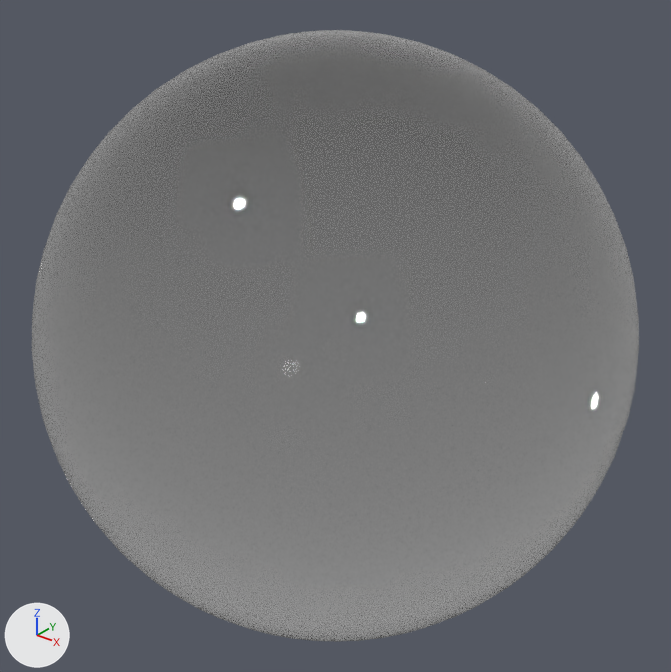
The glTF model Sphere/ball.gltf, before and after one commit.
The view is the same before and after, from a 50 mm camera at (3.61, -4.51, 2.8) aimed at (0.0, 0.0, 0.0). The lights are fixed; the arrows at lower left show +X, +Y and +Z. Where no turn or scale is listed for an object, it has been applied to the vertices.
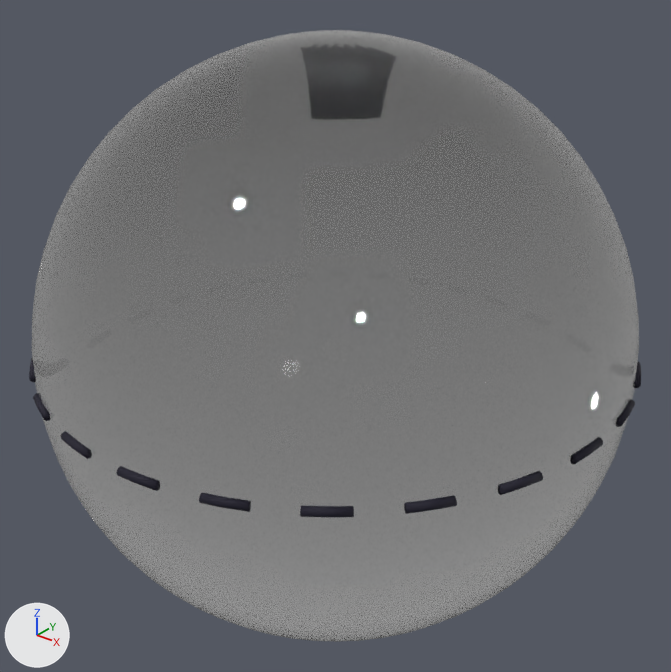
Where the change shows, as pixel boxes (x1, y1, x2, y2) in the pictures (671 x 672 px):
'Torus', added (black): after (29, 358, 641, 518)

Patch to the scene script:
```diff
--- a/Sphere/ball.gltf.py
+++ b/Sphere/ball.gltf.py
@@ mat_material @@
+mat_material = principled_material('Material')
+mat_material.base_color = (0.00751, 0.00601, 0.0199)  # black #151227
+mat_material.roughness = 0.8
@@ me_torus @@
+me_torus.from_pydata(...)  # 2880 vertices, 4608 faces; spans x -2.02..2.02, y -2.02..2.02, z -0.03..0.03
+me_torus.materials.append(mat_material)  # black #151227
@@ ob_torus @@
+ob_torus = bpy.data.objects.new('Torus', me_torus)
+ob_torus.location = (0.0, 0.0, 0.0)
```
